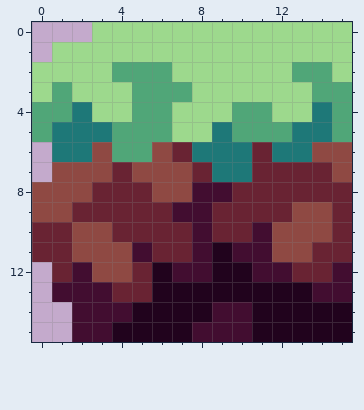
Pixel-art sprite: src/assets/tiles/tileset/tileset_0/0.png. This is how it looked before the edit.
The file is 16x16 pixels. Colours within 5 levels of each other are drawn and written as one.
New version:
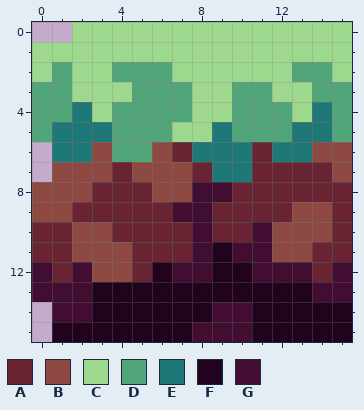
Palette (. is transparent): A #692333  B #8f4943  C #9dd98d  D #50a678  E #1e7878  F #21031d  G #420d30
Diff:
{"y":0,"x":2,"old":".","new":"C"}
{"y":1,"x":0,"old":".","new":"C"}
{"y":2,"x":1,"old":"C","new":"D"}
{"y":3,"x":0,"old":"C","new":"D"}
{"y":3,"x":10,"old":"CC","new":"DD"}
{"y":4,"x":4,"old":"C","new":"D"}
{"y":4,"x":7,"old":"C","new":"D"}
{"y":4,"x":12,"old":"C","new":"D"}
{"y":11,"x":5,"old":"G","new":"A"}
{"y":12,"x":0,"old":".","new":"G"}
{"y":12,"x":13,"old":"A","new":"G"}
{"y":13,"x":0,"old":".","new":"G"}
{"y":13,"x":3,"old":"GAA","new":"FFF"}
{"y":14,"x":1,"old":".","new":"G"}
{"y":14,"x":3,"old":"GG","new":"FF"}
{"y":15,"x":1,"old":".GG","new":"FFF"}
